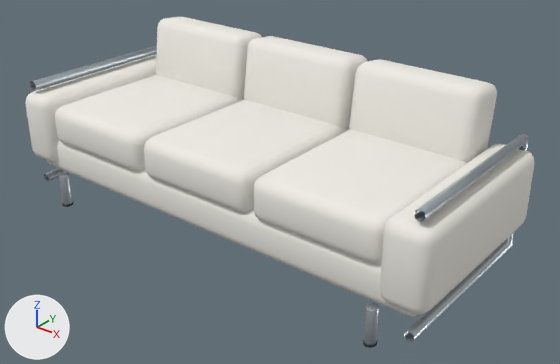
The Blender file assets-source/blender/metal-frame-sofa.blend: old version first, new version second.
Before and after are seen from a 50 mm camera at (2.06, -2.42, 1.77) aimed at (0.12, 0.01, 0.26). The axes (+X, +Y, +Z) are drawn at lower left. The lights are the same throughout. The picture after the commit comes second.

Script lines for the objects in view, before the commit:
```python
ob_aluminum_foot_002 = bpy.data.objects.new('aluminum_foot.002', me_cone_094)
ob_aluminum_foot_002.location = (0.0, 0.0, 0.0)
ob_angled_back_cushion_001 = bpy.data.objects.new('angled_back_cushion.001', me_cube_165)
ob_angled_back_cushion_001.location = (0.0, 0.0, 0.0)
ob_angled_back_cushion_002 = bpy.data.objects.new('angled_back_cushion.002', me_cube_167)
ob_angled_back_cushion_002.location = (0.0, 0.0, 0.0)
ob_connected_upholstered_platform = bpy.data.objects.new('connected_upholstered_platform', me_cube_161)
ob_connected_upholstered_platform.location = (0.0, 0.0, 0.0)
ob_individual_seat_cushion = bpy.data.objects.new('individual_seat_cushion', me_cube_162)
ob_individual_seat_cushion.location = (0.0, 0.0, 0.0)
ob_individual_seat_cushion_001 = bpy.data.objects.new('individual_seat_cushion.001', me_cube_164)
ob_individual_seat_cushion_001.location = (0.0, 0.0, 0.0)
ob_individual_seat_cushion_002 = bpy.data.objects.new('individual_seat_cushion.002', me_cube_166)
ob_individual_seat_cushion_002.location = (0.0, 0.0, 0.0)
ob_integrated_track_arm = bpy.data.objects.new('integrated_track_arm', me_cube_168)
ob_integrated_track_arm.location = (0.0, 0.0, 0.0)
ob_integrated_track_arm_001 = bpy.data.objects.new('integrated_track_arm.001', me_cube_169)
ob_integrated_track_arm_001.location = (0.0, 0.0, 0.0)
# also in view: 'exposed_metal_side_frame' at (-1.03, 0.0, 0.34); 'angled_back_cushion' at (-0.61, 0.33, 0.62); 'exposed_metal_side_frame.001' at (1.03, 0.0, 0.34)
```
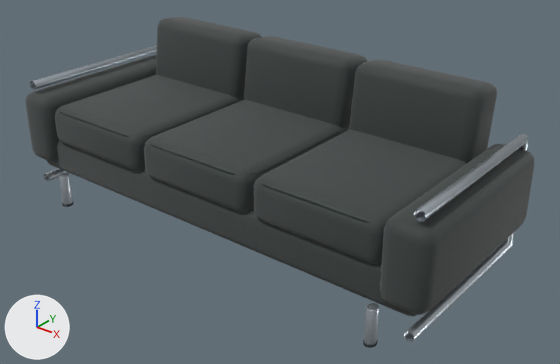
What changed in the scene script:
```text
Add mat_upholstery_textured_027:
    mat_upholstery_textured_027 = bpy.data.materials.new('upholstery-textured.027')
    # colours: dark grey #303b39
    # uses the picture img_material_velvet_color_jpg
    # uses the picture img_material_velvet_normal_jpg
    # uses the picture img_material_velvet_orm_jpg
Change me_cube_161:
    where me_cube_161.from_pydata(...)  # 96 vertices, 98 faces; spans x -1.06..1.06, y -0.41..0.4, z 0.16..0.35
    remove me_cube_161.materials.append(mat_upholstery_textured)  # white #efece5
    add me_cube_161.materials.append(mat_upholstery_textured_027)
Change me_cube_162:
    where me_cube_162.from_pydata(...)  # 96 vertices, 98 faces; spans x -0.905..-0.312, y -0.43..0.317, z 0.318..0.51
    remove me_cube_162.materials.append(mat_upholstery_textured)  # white #efece5
    add me_cube_162.materials.append(mat_upholstery_textured_027)
Change me_cube_163:
    where me_cube_163.from_pydata(...)  # 96 vertices, 98 faces; spans x -0.903..-0.314, y 0.214..0.45, z 0.45..0.79
    remove me_cube_163.materials.append(mat_upholstery_textured)  # white #efece5
    me_cube_163 part 2: texture (UV) coordinates of 98 of 98 faces, centred in x -0.903..-0.314, y 0.216..0.448, z 0.452..0.788, changed; they spanned u 0.01..1.99, v 0.01..1.7 and now span u -2.77..2.12, v 1.04..3.05
    add me_cube_163.materials.append(mat_upholstery_textured_027)
Change me_cube_164:
    where me_cube_164.from_pydata(...)  # 96 vertices, 98 faces; spans x -0.297..0.297, y -0.43..0.317, z 0.318..0.51
    remove me_cube_164.materials.append(mat_upholstery_textured)  # white #efece5
    add me_cube_164.materials.append(mat_upholstery_textured_027)
Change me_cube_165:
    where me_cube_165.from_pydata(...)  # 96 vertices, 98 faces; spans x -0.294..0.294, y 0.214..0.45, z 0.45..0.79
    remove me_cube_165.materials.append(mat_upholstery_textured)  # white #efece5
    me_cube_165 part 1: texture (UV) coordinates of 98 of 98 faces, centred in x -0.294..0.294, y 0.216..0.448, z 0.452..0.788, changed; they spanned u 0.01..1.99, v 0.01..1.7 and now span u -0.52..2.15, v 1.06..3.06
    add me_cube_165.materials.append(mat_upholstery_textured_027)
Change me_cube_166:
    where me_cube_166.from_pydata(...)  # 96 vertices, 98 faces; spans x 0.312..0.905, y -0.43..0.317, z 0.318..0.51
    remove me_cube_166.materials.append(mat_upholstery_textured)  # white #efece5
    add me_cube_166.materials.append(mat_upholstery_textured_027)
Change me_cube_167:
    where me_cube_167.from_pydata(...)  # 96 vertices, 98 faces; spans x 0.314..0.903, y 0.214..0.45, z 0.45..0.79
    remove me_cube_167.materials.append(mat_upholstery_textured)  # white #efece5
    add me_cube_167.materials.append(mat_upholstery_textured_027)
Change me_cube_168:
    where me_cube_168.from_pydata(...)  # 96 vertices, 98 faces; spans x -1.1..-0.902, y -0.45..0.44, z 0.201..0.544
    remove me_cube_168.materials.append(mat_upholstery_textured)  # white #efece5
    add me_cube_168.materials.append(mat_upholstery_textured_027)
Change me_cube_169:
    where me_cube_169.from_pydata(...)  # 96 vertices, 98 faces; spans x 0.902..1.1, y -0.45..0.44, z 0.201..0.544
    remove me_cube_169.materials.append(mat_upholstery_textured)  # white #efece5
    add me_cube_169.materials.append(mat_upholstery_textured_027)
Add ob_tailoring___individual_saddle_stitches:
    ob_tailoring___individual_saddle_stitches = bpy.data.objects.new('Tailoring - individual saddle stitches', me_tailoring___individual_saddle_stitches)  # 2712 vertices, 2034 faces; spans x -0.87..0.87, y -0.38..0.25, z 0.49..0.75; in mat_modern_tailored_welting_017 (dark grey #283230)
    ob_tailoring___individual_saddle_stitches.location = (0.0, 0.0, 0.0)
```

Boxes (x1, y1, x2, y2) around the edits, measured in the pictures (560 x 364 px):
'individual_seat_cushion.002', recoloured (white to grey): (254, 130, 467, 264) in both
'integrated_track_arm.001', recoloured (white to grey): (380, 144, 535, 315) in both
'individual_seat_cushion.001', recoloured (white to grey): (144, 100, 349, 213) in both
'angled_back_cushion.002', recoloured (white to black): (349, 59, 497, 163) in both
'connected_upholstered_platform', recoloured (white to black): (46, 140, 418, 317) in both
'individual_seat_cushion', recoloured (white to grey): (55, 75, 244, 172) in both
'angled_back_cushion.001', recoloured, surface changed (white to black): (244, 36, 368, 129) in both
'angled_back_cushion', recoloured, surface changed (white to black): (156, 17, 261, 99) in both
'integrated_track_arm', recoloured (white to grey): (25, 55, 156, 162) in both
'Tailoring - individual saddle stitches', added: after (67, 45, 472, 210)
